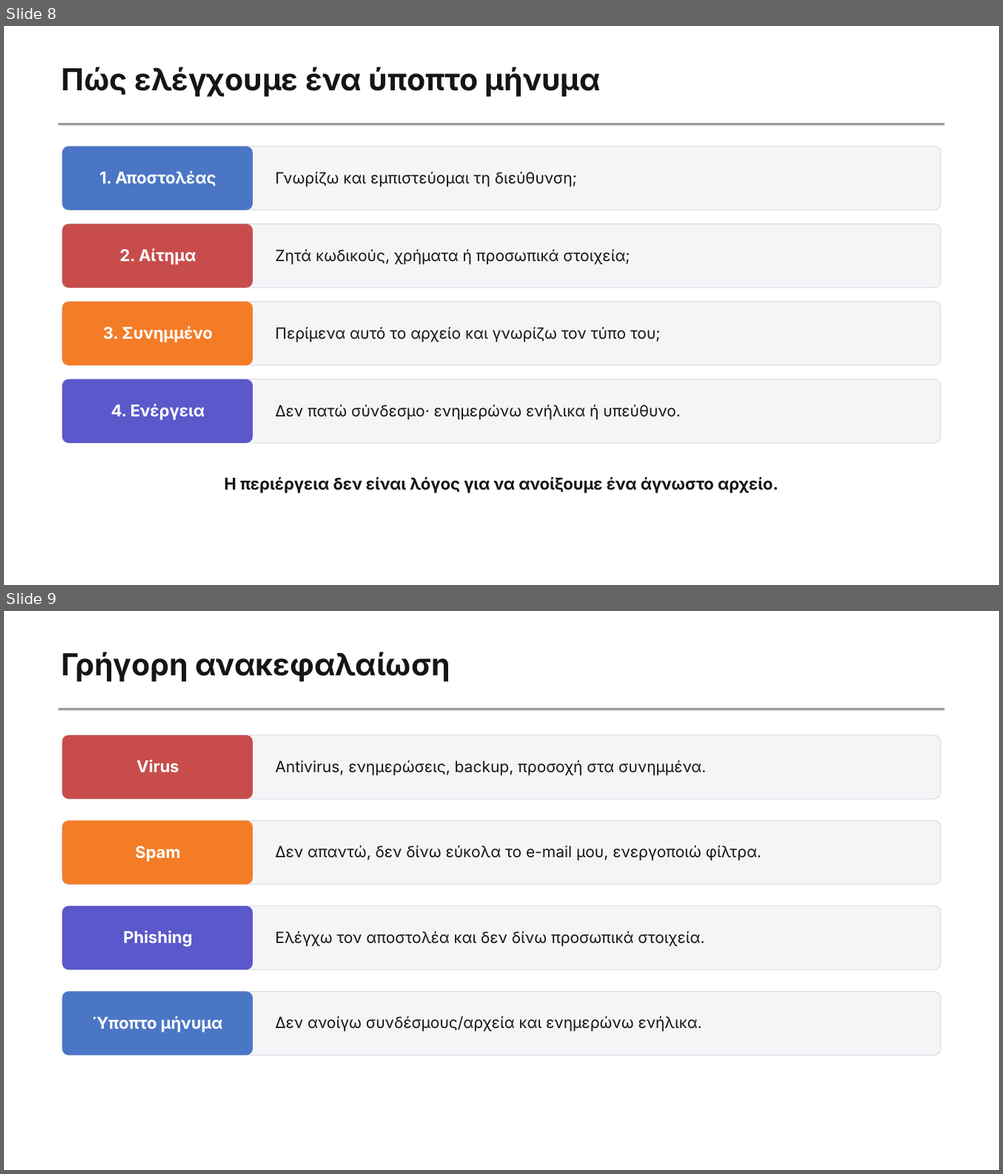
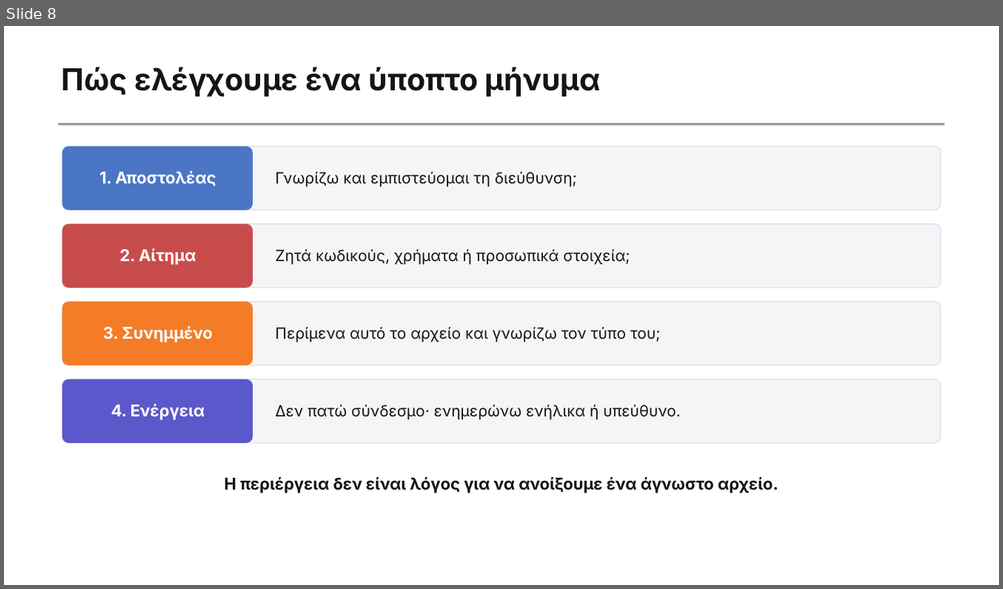
Before and after one commit to aristos32/education, a slide deck: schools-presentations/A Gymnasiou/A5.3 Μ1 - Κίνδυνοι στο Διαδίκτυο.pptx. Shown one above the other, each under a label of ours: slides 8 and 9 before the commit, slide 8 after it. The pictures are 1003x1174 and 1003x589 pixels, drawn with LibreOffice and Linux fonts; fonts in the diff are those of the drawing. Boxes give left, top, right and bottom in pixels: in the first picture for what was removed or moved away, otherwise in the second. Text is boxed around its words. In the diff, an @@ line names an element or a change of style, - is before the commit and + after.

```diff
--- a/schools-presentations/A Gymnasiou/A5.3 Μ1 - Κίνδυνοι στο Διαδίκτυο.pptx
+++ b/schools-presentations/A Gymnasiou/A5.3 Μ1 - Κίνδυνοι στο Διαδίκτυο.pptx
@@ slide 9 removed at box(4, 611, 999, 1170), background #FFFFFF @@
@@ text removed at box(62, 652, 449, 682) @@
-Γρήγορη ανακεφαλαίωση
@@ rectangle removed at box(59, 708, 945, 710) @@
@@ rounded rectangle removed at box(62, 735, 940, 799) @@
@@ rounded rectangle removed at box(62, 735, 253, 799) @@
@@ text removed at box(136, 760, 179, 772) @@
-Virus
@@ text removed at box(275, 760, 706, 776) @@
-Antivirus, ενημερώσεις, backup, προσοχή στα συνημμένα.
@@ rounded rectangle removed at box(62, 820, 940, 884) @@
@@ rounded rectangle removed at box(62, 820, 253, 884) @@
@@ text removed at box(135, 846, 180, 862) @@
-Spam
@@ text removed at box(275, 846, 761, 861) @@
-Δεν απαντώ, δεν δίνω εύκολα το e-mail μου, ενεργοποιώ φίλτρα.
@@ rounded rectangle removed at box(62, 906, 940, 970) @@
@@ rounded rectangle removed at box(62, 906, 253, 970) @@
@@ text removed at box(123, 931, 193, 947) @@
-Phishing
@@ text removed at box(275, 931, 704, 947) @@
-Ελέγχω τον αποστολέα και δεν δίνω προσωπικά στοιχεία.
@@ rounded rectangle removed at box(62, 991, 940, 1055) @@
@@ rounded rectangle removed at box(62, 991, 253, 1055) @@
@@ text removed at box(93, 1017, 223, 1033) @@
-Ύποπτο μήνυμα
@@ text removed at box(275, 1017, 702, 1032) @@
-Δεν ανοίγω συνδέσμους/αρχεία και ενημερώνω ενήλικα.
```
Also in this commit, not shown: 1 other slide removed, 15 other files.
